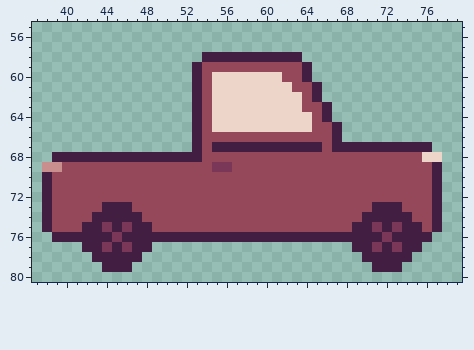
Pixel-art file, stored at assets/cars/car-1.aseprite. This is how it looked before the edit.
128x128 pixels, 1 frame. Shown: x 37..79, y 55..80.
The result:
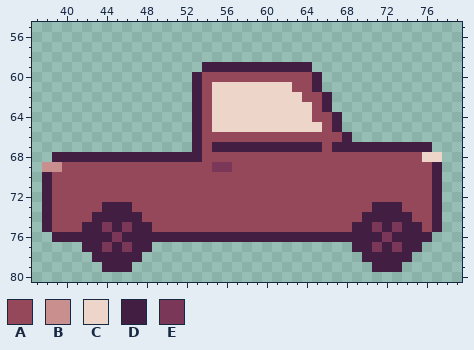
Palette (. is transparent): A #96485b  B #c98f8f  C #edd5ca  D #421e42  E #7a3757
From old to new:
{"where": "layer \"car-1\""}
{"y":58,"x":54,"old":"DDDDDDDDDD","new":".........."}
{"y":59,"x":53,"old":"DAAAAAAAAAA","new":".DDDDDDDDDD"}
{"y":60,"x":55,"old":"CCCCCCC","new":"AAAAAAA"}
{"y":60,"x":64,"old":"D.","new":"AD"}
{"y":62,"x":65,"old":"D.","new":"AD"}
{"y":63,"x":64,"old":"A","new":"C"}
{"y":64,"x":66,"old":"D.","new":"AD"}
{"y":65,"x":65,"old":"A","new":"C"}
{"y":66,"x":67,"old":"D.","new":"AD"}
